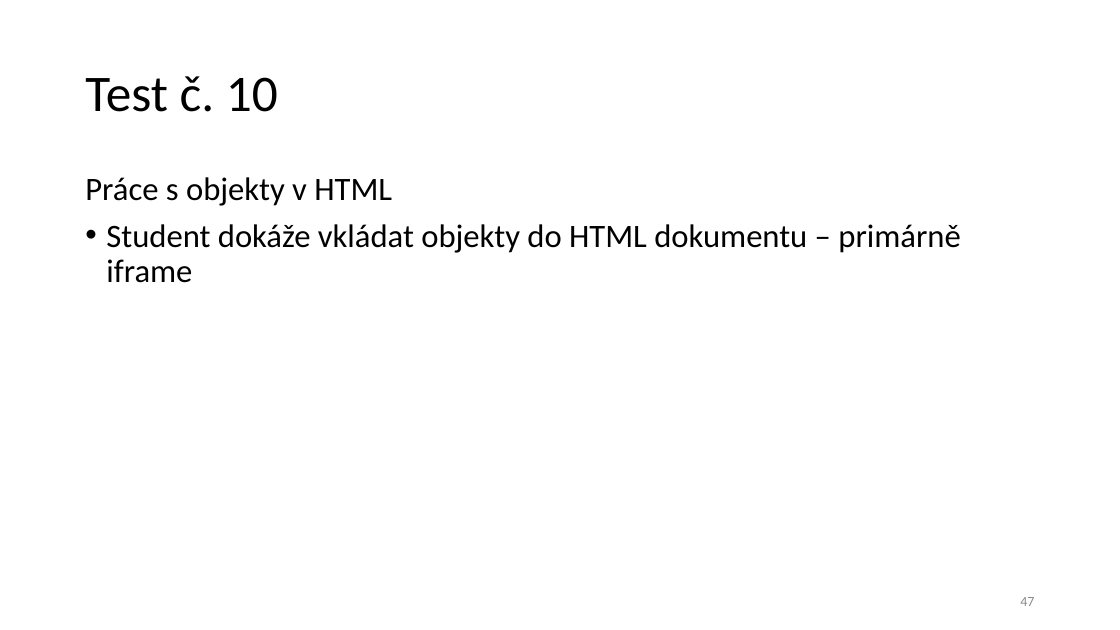
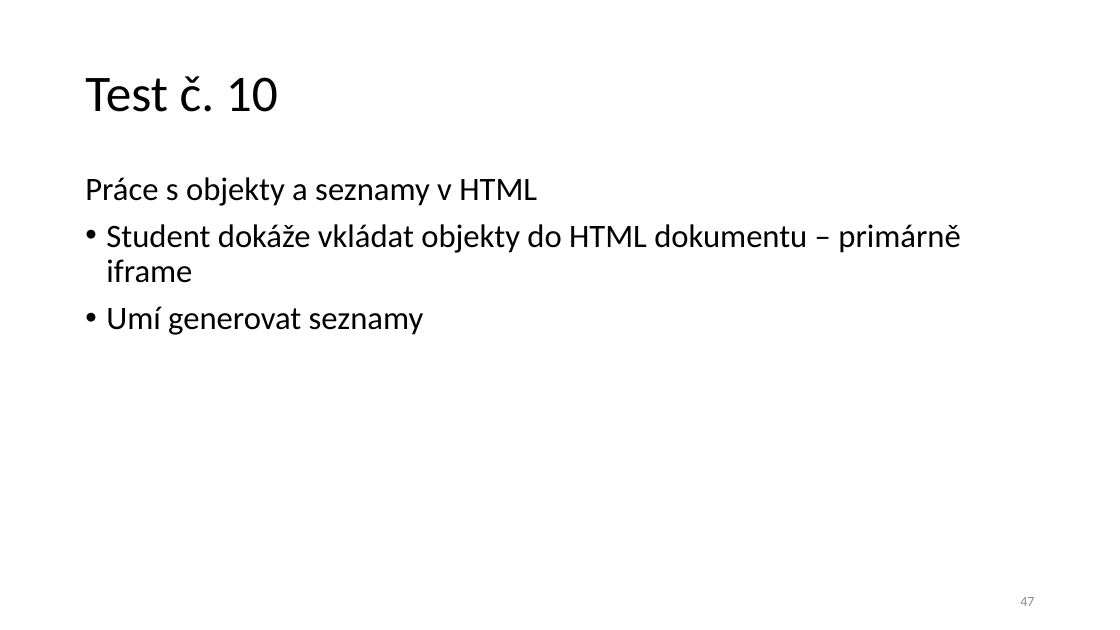
Before and after one commit to Destinion/WWW1, a slide deck: slide 47 of Tvorba webových stránek 1.pptx. Drawn at 1120x630 pixels with LibreOffice and Linux fonts; fonts in the diff are those of the drawing. Boxes give left, top, right and bottom in pixels: in the first picture for what was removed or moved away, otherwise in the second. Text is boxed around its words. In the diff, an @@ line names an element or a change of style, - is before the commit and + after.

```diff
--- a/Tvorba webových stránek 1.pptx
+++ b/Tvorba webových stránek 1.pptx
@@ text at (85, 177, 537, 206): text changed @@
-Práce s objekty v HTML
+Práce s objekty a seznamy v HTML
@@ text at (106, 306, 424, 335): paragraph added @@
+• Umí generovat seznamy
```
Also in this commit, not shown: 1 other slide changed.
